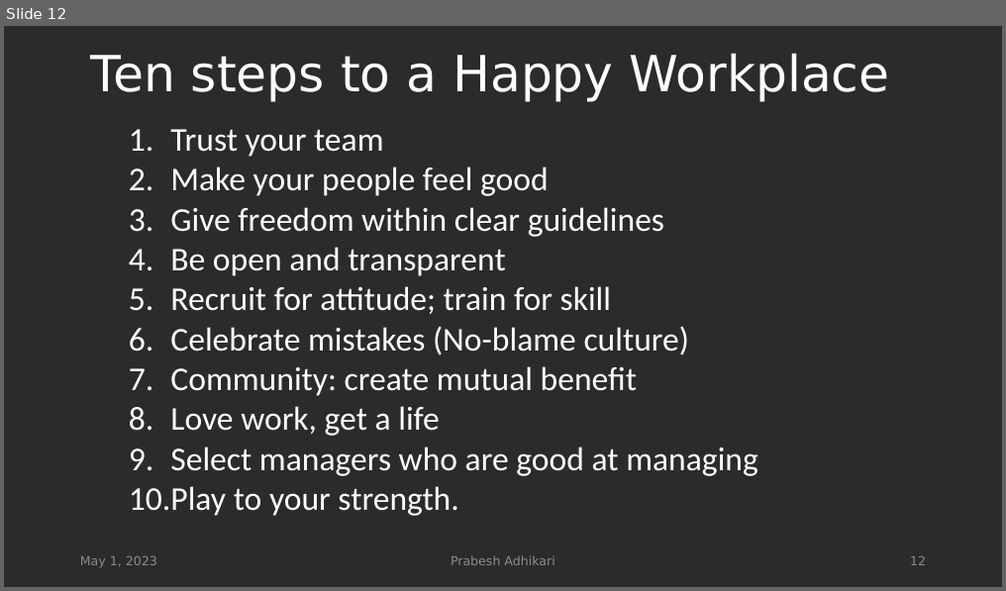
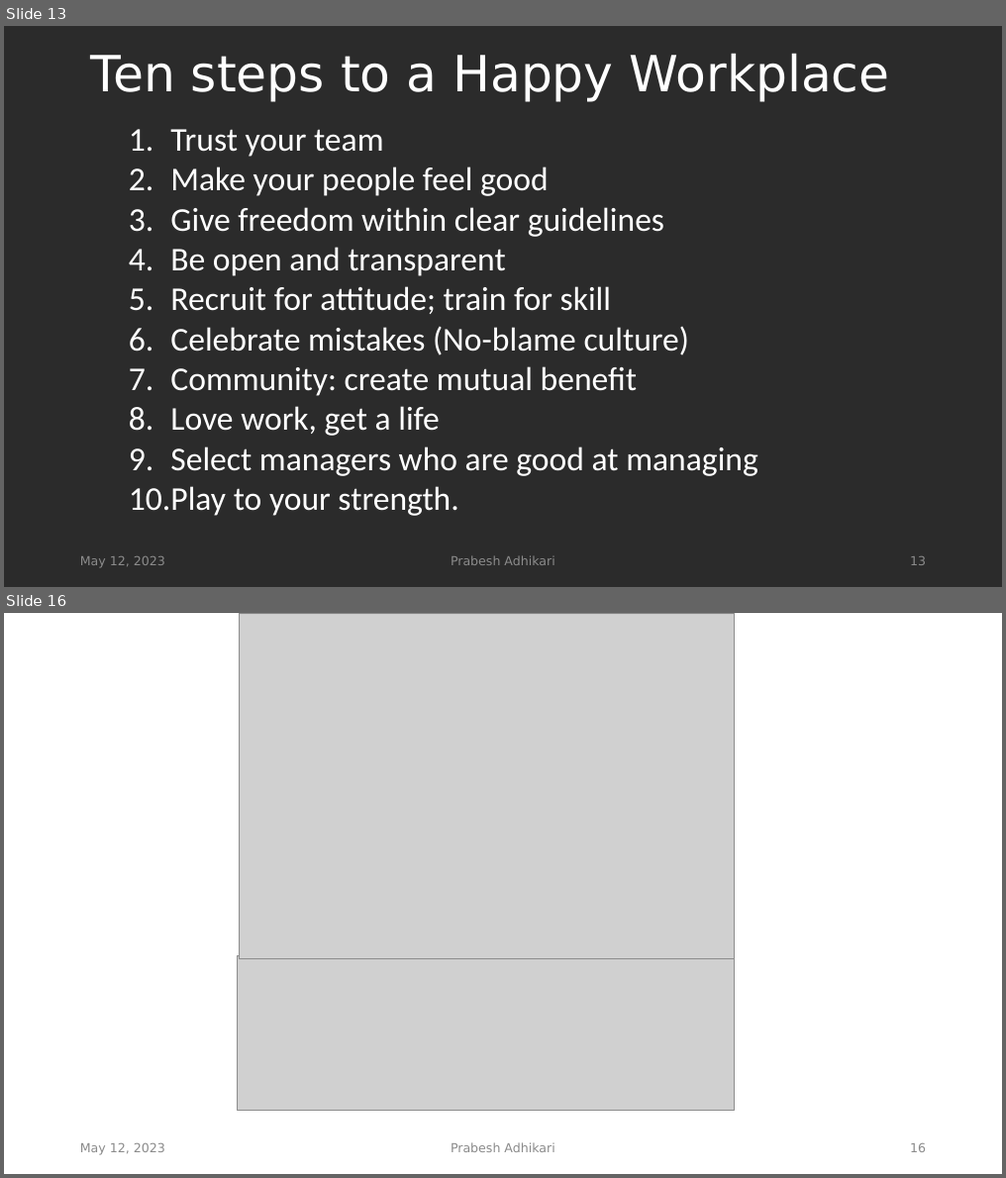
Before and after one commit to spaggiari65/present, a slide deck: WORK MOTIVATION.pptx. Shown one above the other, each under a label of ours: slide 12 before the commit, slides 13 and 16 after it; the slides between them are not shown. The pictures are 1006x591 and 1006x1178 pixels, drawn with LibreOffice and Linux fonts; fonts in the diff are those of the drawing; grey boxes stand for pictures; background and template pictures are left out; a plain dark background stands for a picture behind light text. Boxes give left, top, right and bottom in pixels: in the first picture for what was removed or moved away, otherwise in the second. Text is boxed around its words. In the diff, an @@ line names an element or a change of style, - is before the commit and + after.

```diff
--- a/WORK MOTIVATION.pptx
+++ b/WORK MOTIVATION.pptx
@@ slide 16 added at bbox=[4, 613, 1002, 1174], background picture (left out) @@
@@ picture added at bbox=[240, 613, 735, 959] @@
@@ picture added at bbox=[237, 957, 735, 1111] @@
@@ text added at bbox=[80, 1144, 165, 1156], 12 pt, text #8C8C8C @@
+May 12, 2023
@@ text added at bbox=[450, 1143, 554, 1153], 12 pt, text #8C8C8C @@
+Prabesh Adhikari
@@ page number added at bbox=[910, 1144, 926, 1153], 12 pt, text #8C8C8C @@
+16
@@ what was slide 12 is now slide 13 @@
@@ slide 13 changed as well @@
@@ text at bbox=[80, 557, 165, 569]: text changed @@
-May 1, 2023
+May 12, 2023
@@ page number at bbox=[910, 557, 926, 566]: text changed @@
-12
+13
```
Also in this commit, not shown: 23 other slides changed, 3 other slides added.
